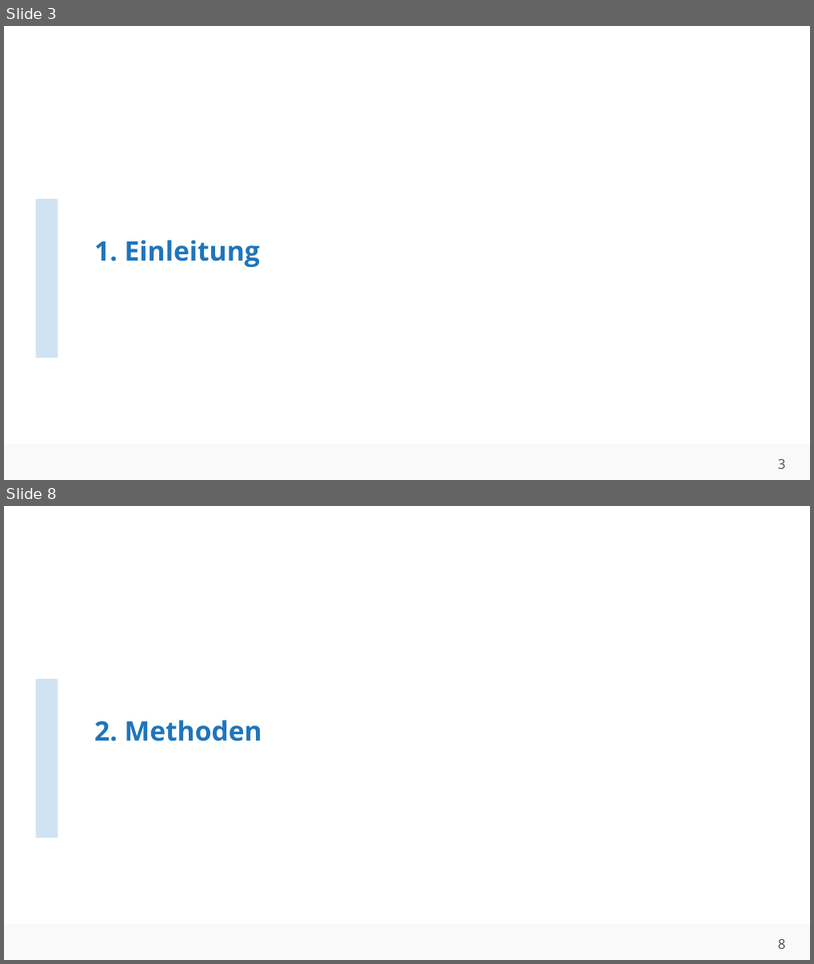
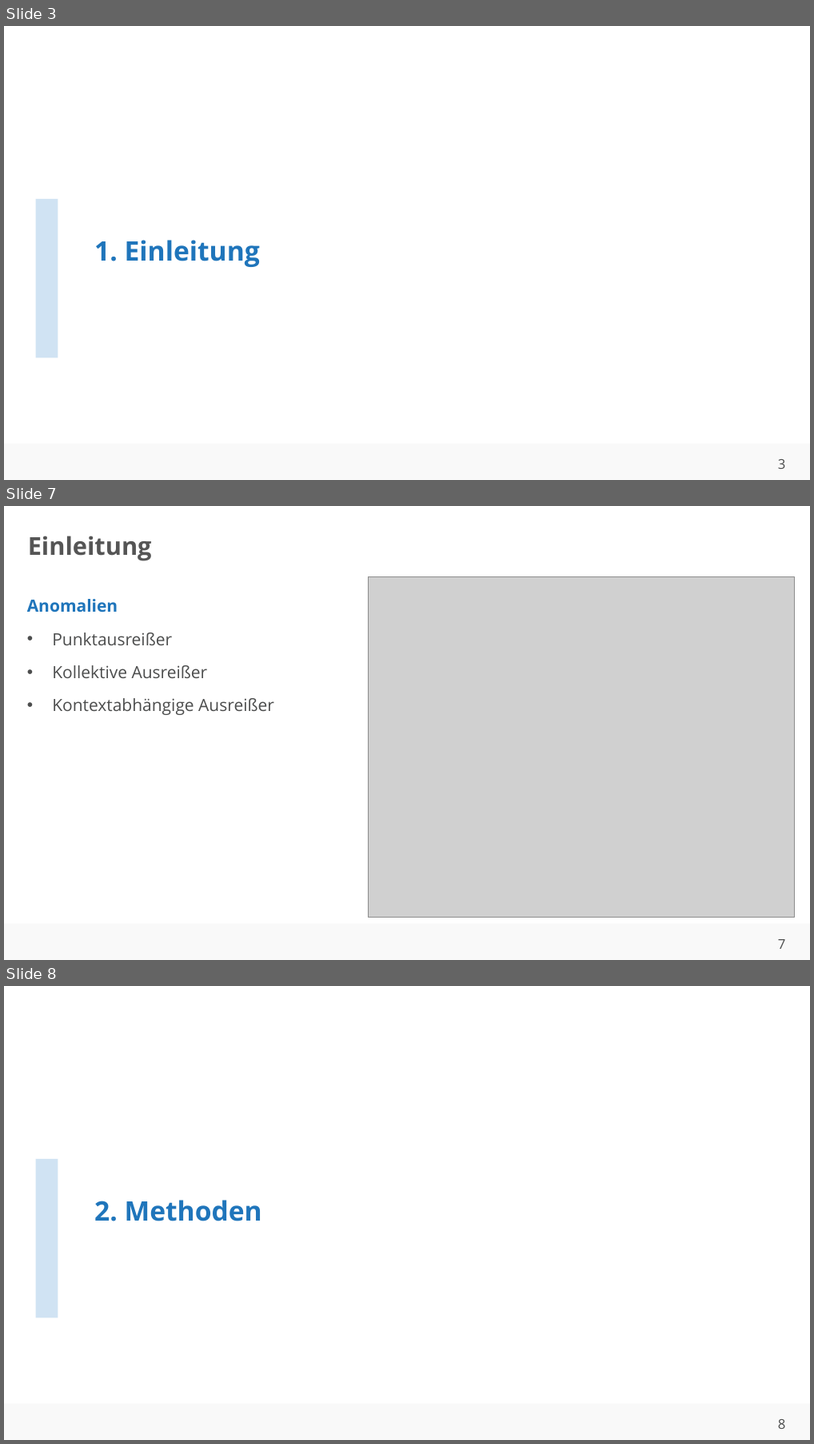
Before and after one commit to ahndavin/Abschlussarbeit_Bachelor, a slide deck: Kolloquium/Kolloquium.pptx. Shown one above the other, each under a label of ours: slides 3 and 8 before the commit, slides 3, 7 and 8 after it; the slides between them are not shown. The pictures are 814x964 and 814x1444 pixels, drawn with LibreOffice and Linux fonts; fonts in the diff are those of the drawing; grey boxes stand for pictures; background and template pictures are left out. Boxes give left, top, right and bottom in pixels: in the first picture for what was removed or moved away, otherwise in the second. Text is boxed around its words. In the diff, an @@ line names an element or a change of style, - is before the commit and + after.

```diff
--- a/Kolloquium/Kolloquium.pptx
+++ b/Kolloquium/Kolloquium.pptx
@@ slide 7 added at [4, 506, 810, 960], background #FFFFFF; not listed: 2 template elements that a slide beside it also shows @@
@@ title added at [28, 536, 152, 561], 22 pt, text #555555, bold @@
+Einleitung
@@ picture added at [369, 577, 794, 917] @@
@@ text added at [27, 599, 274, 715], 15 pt, text #4C4D4D @@
+Anomalien
+• Punktausreißer
+• Kollektive Ausreißer
+• Kontextabhängige Ausreißer
```
Also in this commit, not shown: 3 slides changed, 1 other slide added, 2 slides removed.
